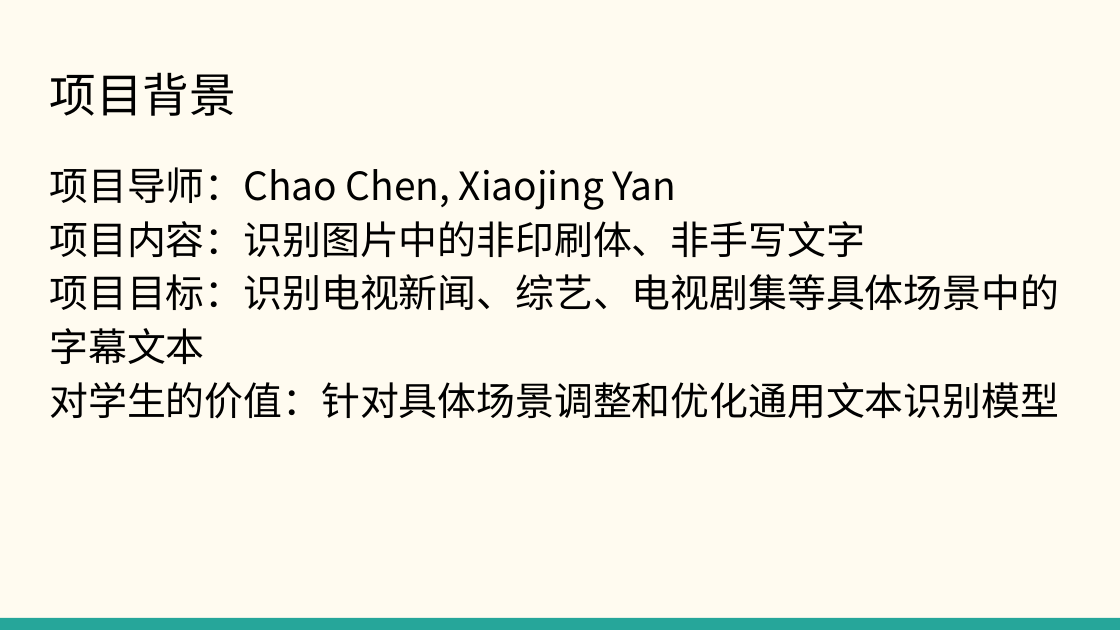
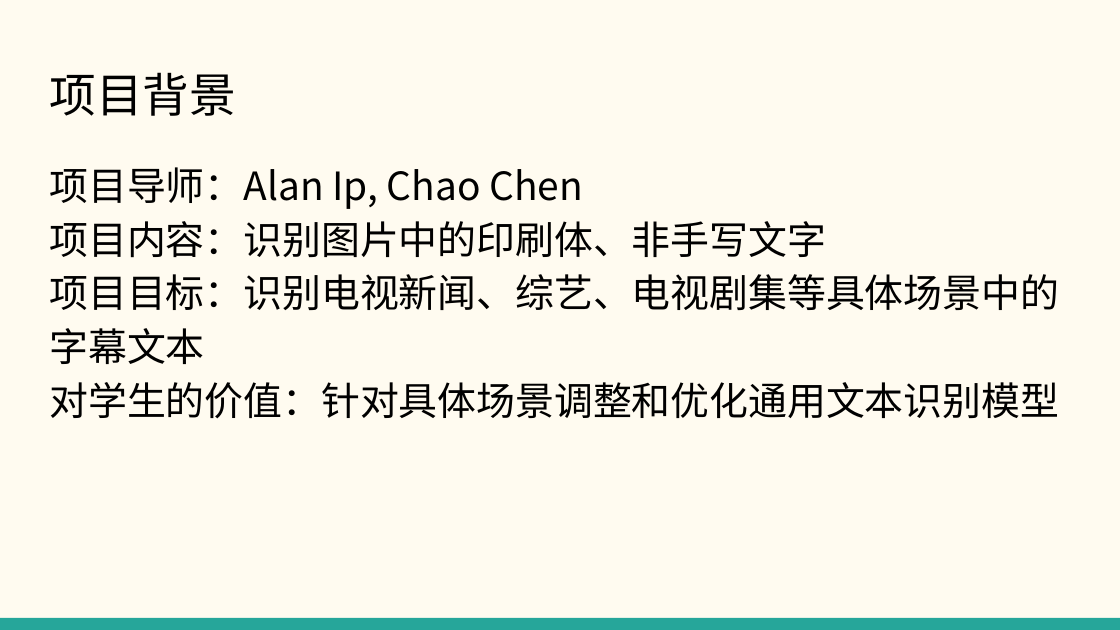
Before and after one commit to Dinghow/OCR_on_Video, a slide deck: slide 2 of Pre.pptx. Drawn at 1120x630 pixels with LibreOffice and Linux fonts; fonts in the diff are those of the drawing. Boxes give left, top, right and bottom in pixels: in the first picture for what was removed or moved away, otherwise in the second. Text is boxed around its words. In the diff, an @@ line names an element or a change of style, - is before the commit and + after.

```diff
--- a/Pre.pptx
+++ b/Pre.pptx
@@ text at <box>49,167,826,258</box>: text changed @@
-项目导师：Chao Chen, Xiaojing Yan
-项目内容：识别图片中的非印刷体、非手写文字
+项目导师：Alan Ip, Chao Chen
+项目内容：识别图片中的印刷体、非手写文字
```
Also in this commit, not shown: 1 other slide changed, 1 other file.
